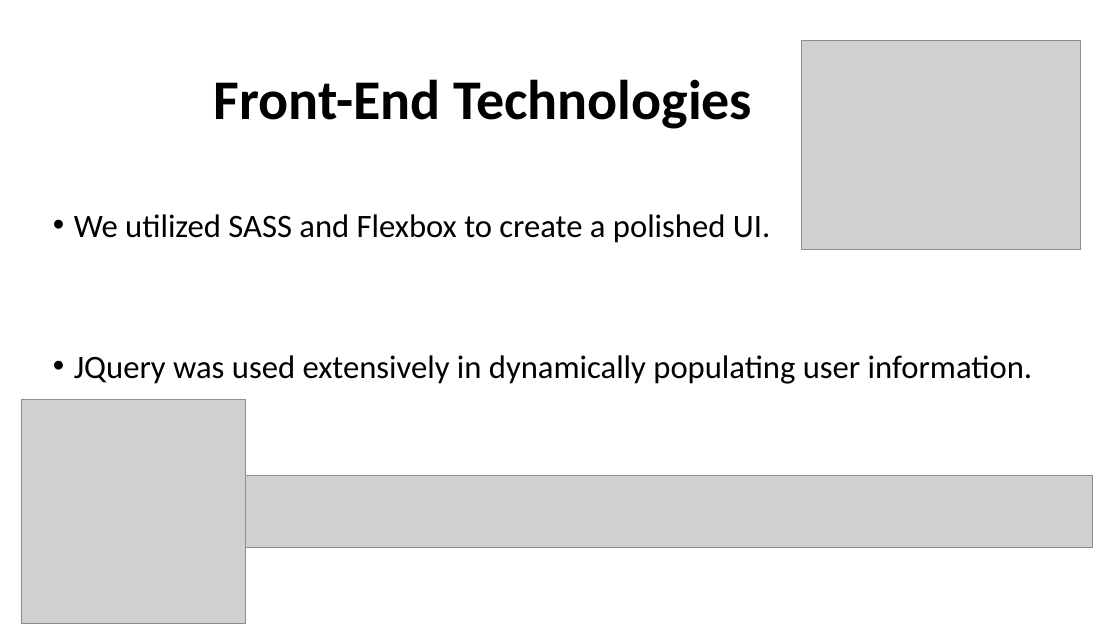
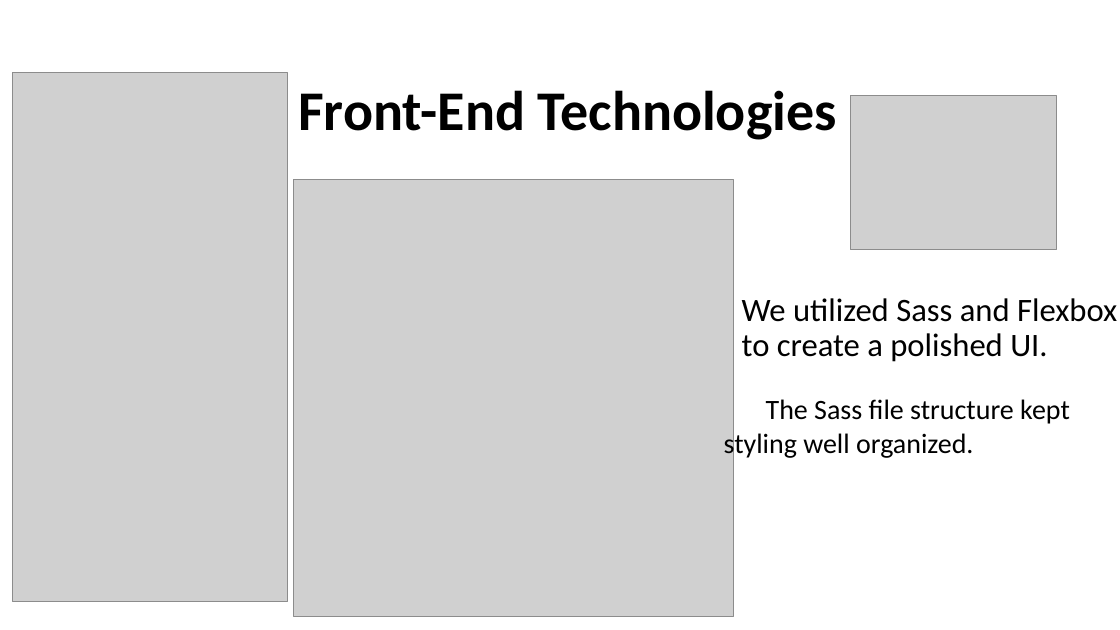
Before and after one commit to dmaddox/UTAlumni, a slide deck: slide 2 of public/Presentation.pptx. Drawn at 1120x630 pixels with LibreOffice and Linux fonts; fonts in the diff are those of the drawing; grey boxes stand for pictures. Boxes give left, top, right and bottom in pixels: in the first picture for what was removed or moved away, otherwise in the second. Text is boxed around its words. In the diff, an @@ line names an element or a change of style, - is before the commit and + after.

```diff
--- a/public/Presentation.pptx
+++ b/public/Presentation.pptx
@@ title "Front-End Technologies": place and size @@
-title "Front-End Technologies" at [214, 79, 752, 129]
+title "Front-End Technologies" at [298, 90, 837, 140]
@@ picture added at [13, 73, 287, 602] @@
@@ picture: place and size @@
-picture at [802, 40, 1081, 250]
+picture at [851, 96, 1057, 250]
@@ picture added at [293, 180, 734, 616] @@
@@ text at [742, 298, 1117, 362]: text changed @@
-• We utilized SASS and Flexbox to create a polished UI.
-• JQuery was used extensively in dynamically populating user information.
+We utilized Sass and Flexbox to create a polished UI.
@@ picture removed at [21, 400, 245, 624] @@
@@ text added at [724, 399, 1070, 459], 24 pt, text #000000 @@
+The Sass file structure kept styling well organized.
@@ picture removed at [245, 476, 1093, 547] @@
```
Also in this commit, not shown: 2 other slides changed, 1 slide added, 2 other files.
